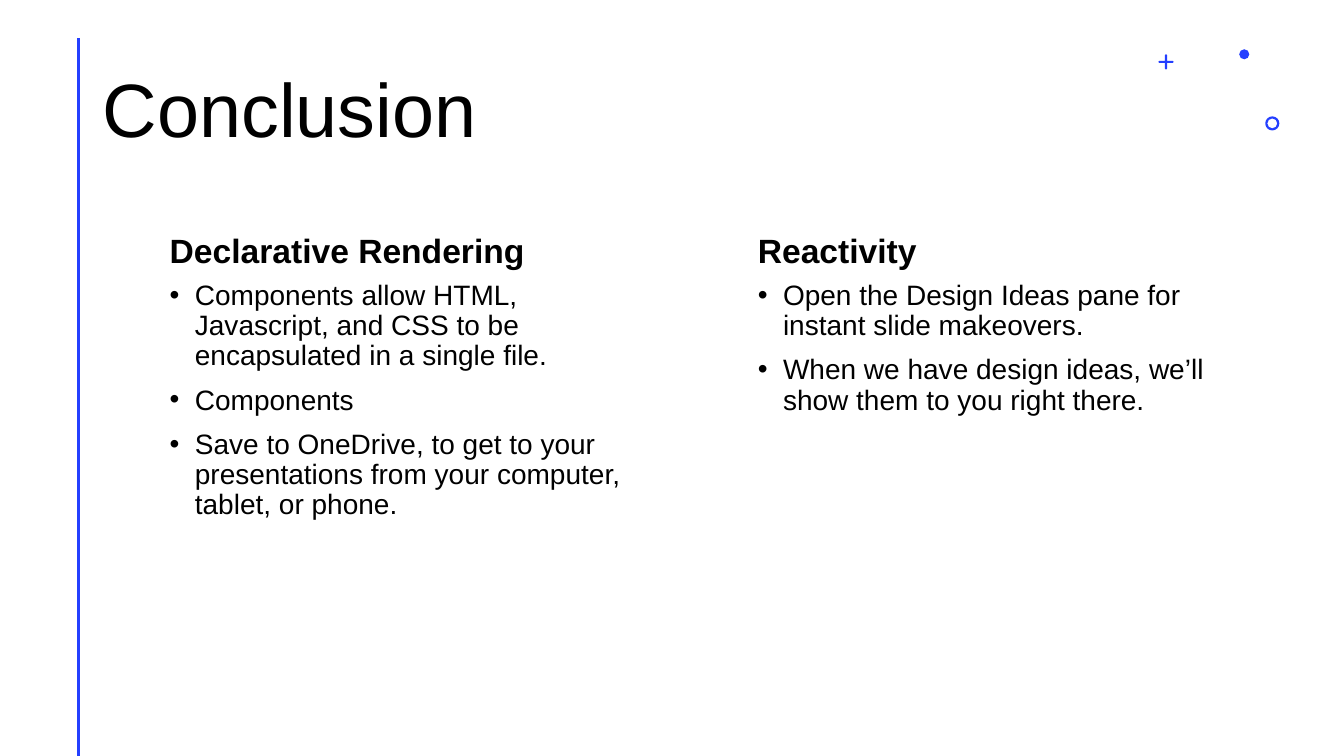
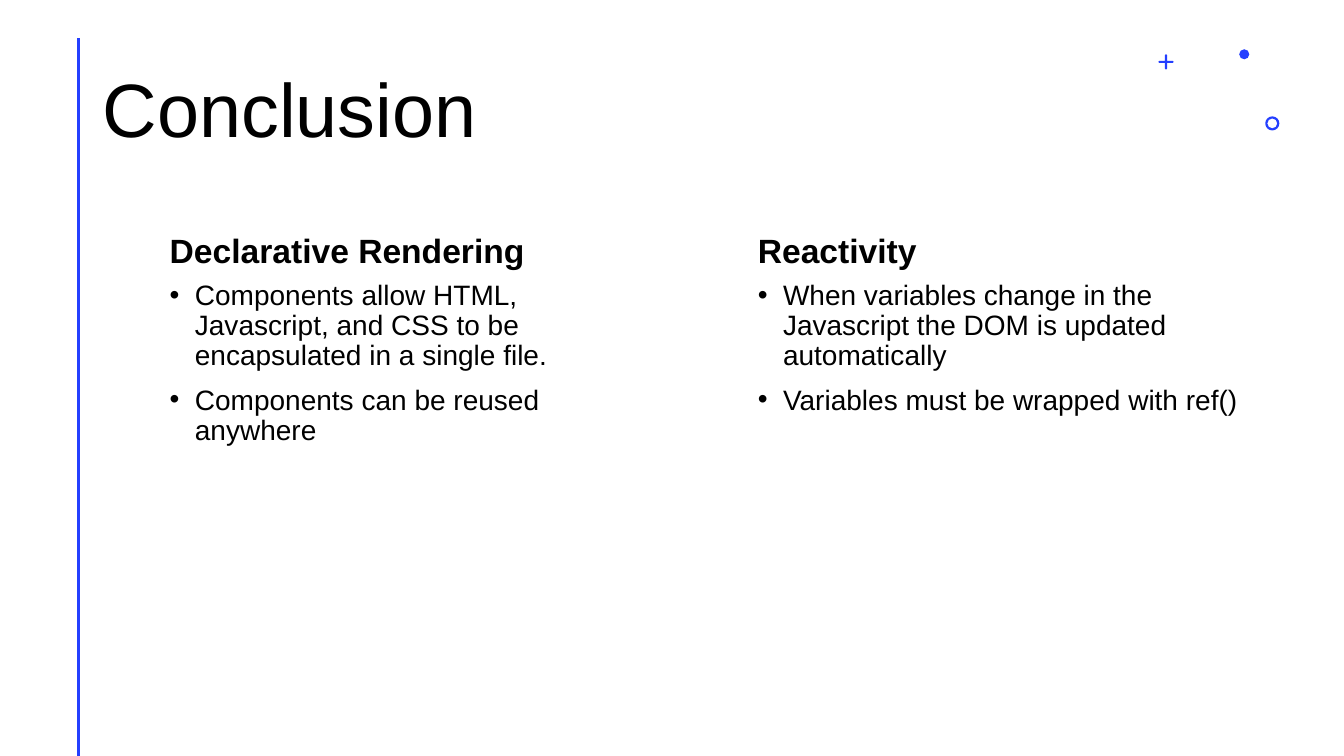
Before and after one commit to Slenderslayer88/Nuxt_Notes, a slide deck: slide 6 of Vue-Notes-App/VUE Presentation.pptx. Drawn at 1344x756 pixels with LibreOffice and Linux fonts; fonts in the diff are those of the drawing. Boxes give left, top, right and bottom in pixels: in the first picture for what was removed or moved away, otherwise in the second. Text is boxed around its words. In the diff, an @@ line names an element or a change of style, - is before the commit and + after.

```diff
--- a/Vue-Notes-App/VUE Presentation.pptx
+++ b/Vue-Notes-App/VUE Presentation.pptx
@@ text at box(783, 284, 1237, 415): text changed @@
-• Open the Design Ideas pane for instant slide makeovers.
-• When we have design ideas, we’ll show them to you right there.
+• When variables change in the Javascript the DOM is updated automatically
+• Variables must be wrapped with ref()
@@ text at box(195, 389, 539, 445): text changed @@
-• Components
-• Save to OneDrive, to get to your presentations from your computer, tablet, or phone.
+• Components can be reused anywhere
```
Also in this commit, not shown: 6 other files.
